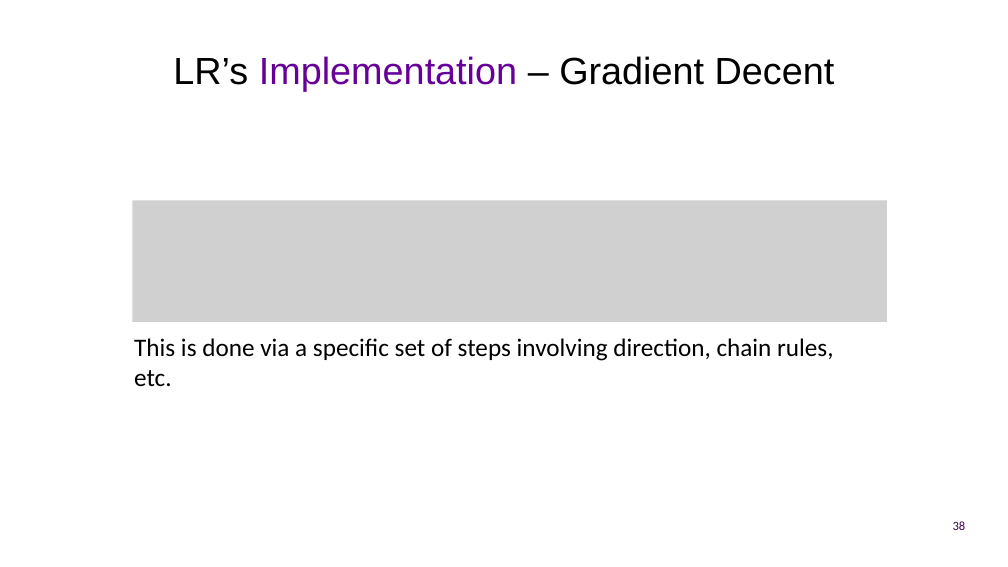
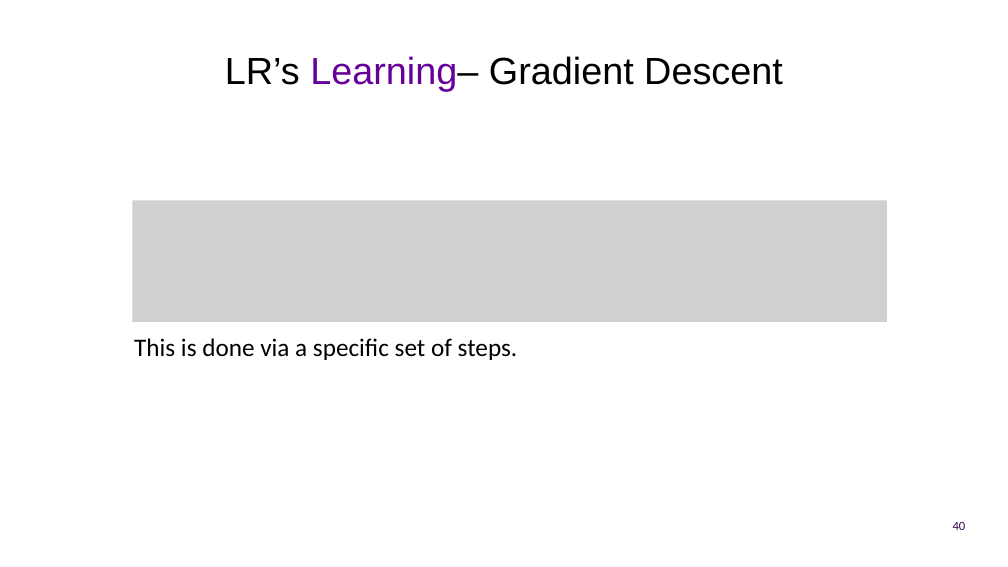
Before and after one commit to UOMDSS/workshops-2022-2023, a slide deck: slide 40 of semester-1/Week-7-EEG-Feeling-Emotions-Logistic-Regression/presentation.pptx (slide 38 before the commit). Drawn at 1008x567 pixels with LibreOffice and Linux fonts; fonts in the diff are those of the drawing; grey boxes stand for pictures; background and template pictures are left out. Boxes give left, top, right and bottom in pixels: in the first picture for what was removed or moved away, otherwise in the second. Text is boxed around its words. In the diff, an @@ line names an element or a change of style, - is before the commit and + after.

```diff
--- a/semester-1/Week-7-EEG-Feeling-Emotions-Logistic-Regression/presentation.pptx
+++ b/semester-1/Week-7-EEG-Feeling-Emotions-Logistic-Regression/presentation.pptx
@@ title at <box>225,56,783,92</box>: text changed @@
-LR’s Implementation – Gradient Decent
+LR’s Learning– Gradient Descent
@@ text at <box>134,338,518,360</box>: text changed @@
-This is done via a specific set of steps involving direction, chain rules, etc.
+This is done via a specific set of steps.
@@ page number at <box>953,522,966,530</box>: text changed @@
-38
+40
```
Also in this commit, not shown: 28 other slides changed, 4 slides added, 2 slides removed, 1 other file.
